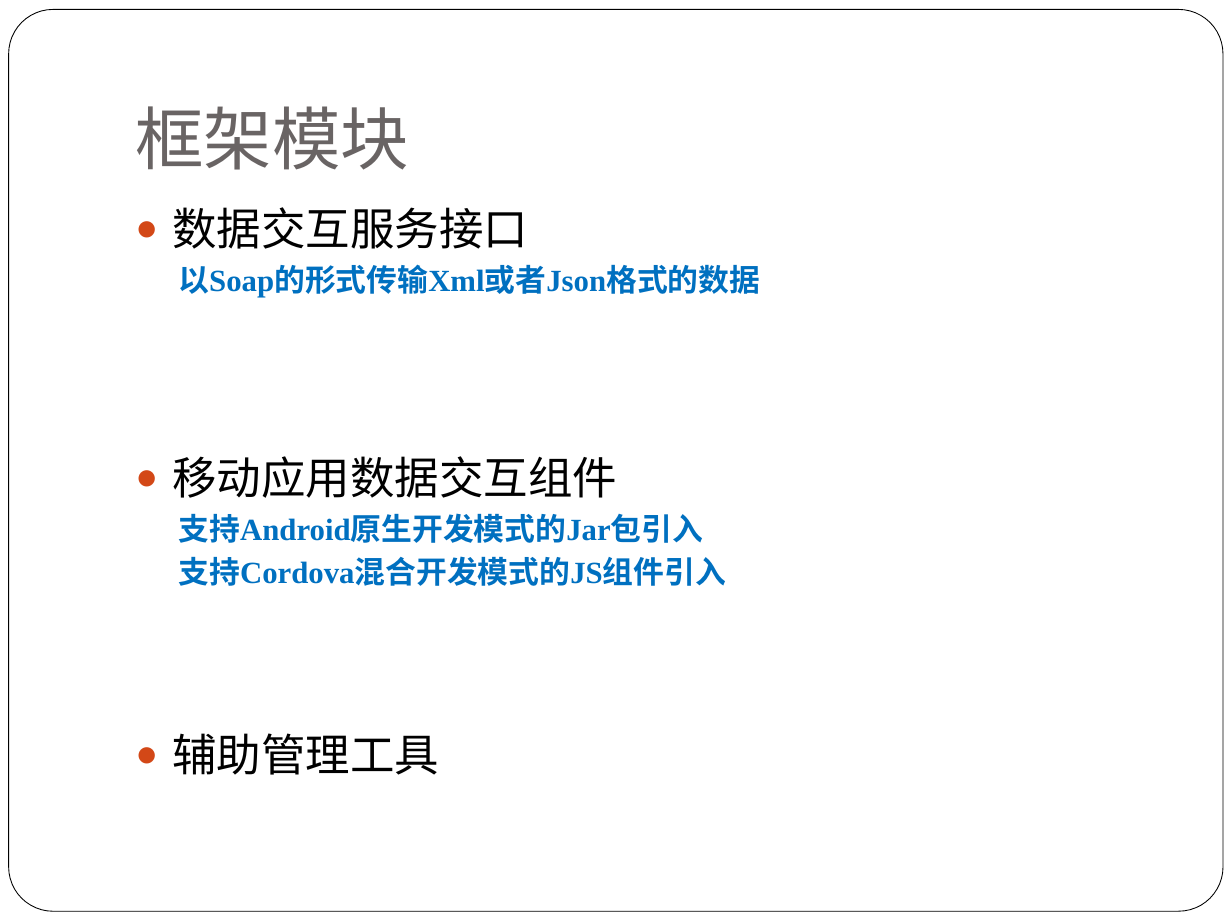
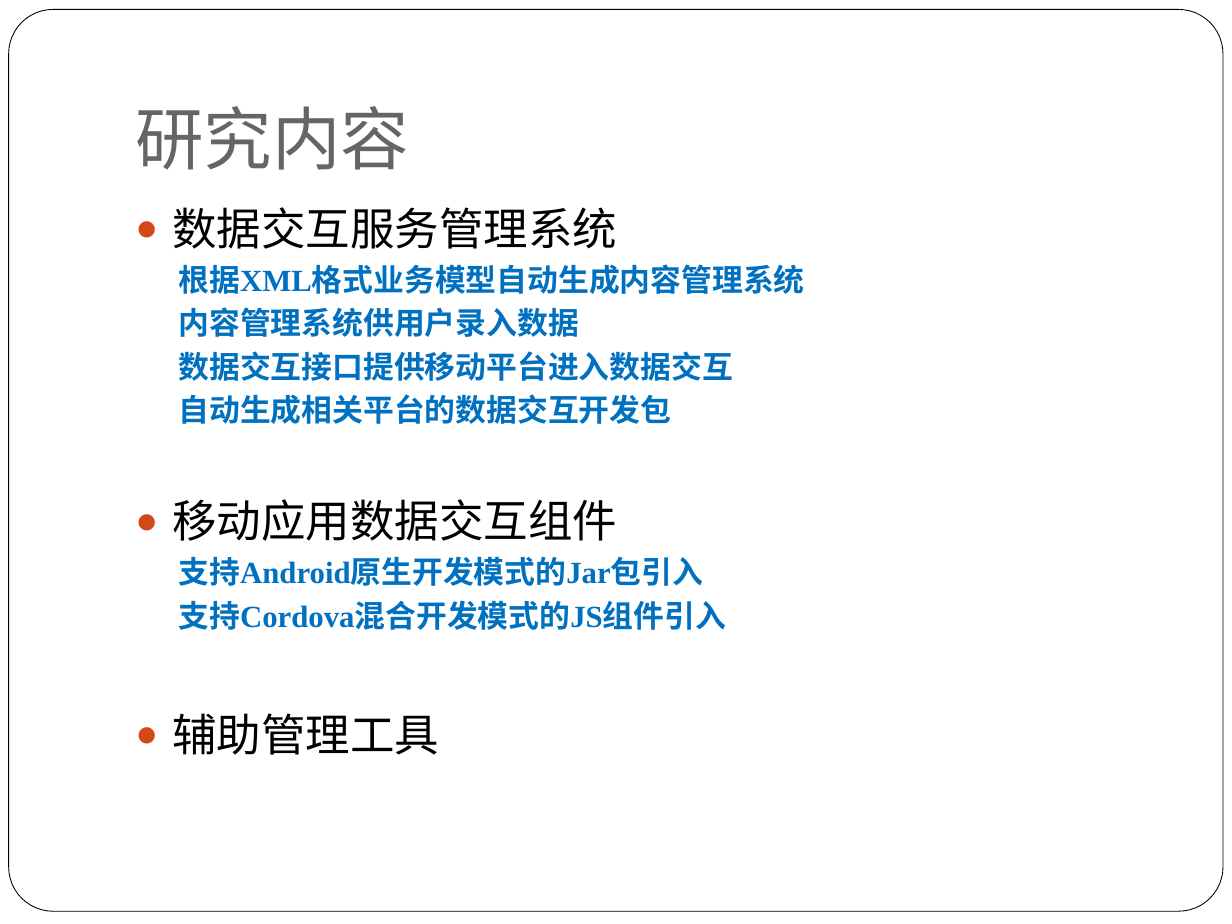
Before and after one commit to alucard263096/MyPaper, a slide deck: slide 3 of 论文PPT.pptx (slide 4 before the commit). Drawn at 1232x924 pixels with LibreOffice and Linux fonts; fonts in the diff are those of the drawing. Boxes give left, top, right and bottom in pixels: in the first picture for what was removed or moved away, otherwise in the second. Text is boxed around its words. In the diff, an @@ line names an element or a change of style, - is before the commit and + after.

```diff
--- a/论文PPT.pptx
+++ b/论文PPT.pptx
@@ title at box(135, 106, 409, 170): text changed @@
-框架模块
+研究内容
@@ text at box(172, 207, 804, 424): text changed @@
-● 数据交互服务接口
-  以Soap的形式传输Xml或者Json格式的数据
+● 数据交互服务管理系统
+  根据XML格式业务模型自动生成内容管理系统
+  内容管理系统供用户录入数据
+  数据交互接口提供移动平台进入数据交互
+  自动生成相关平台的数据交互开发包
```
Also in this commit, not shown: 4 other slides changed, 14 slides added, 5 slides removed.
